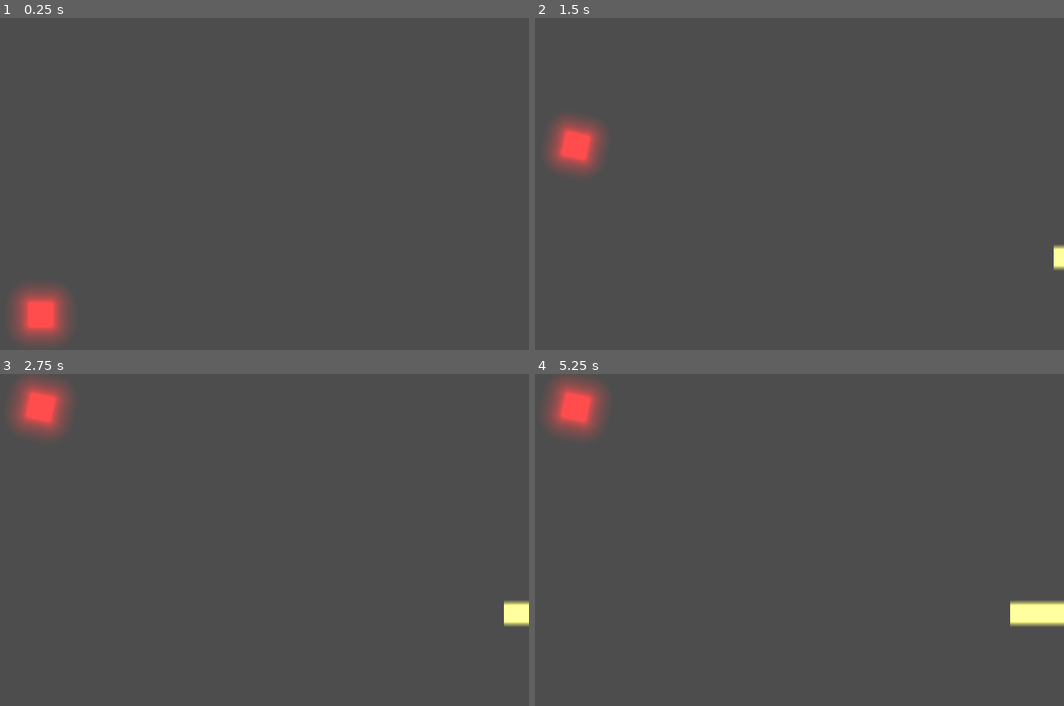
Above: before the commit, frames 1-4 (two rows, left to right).
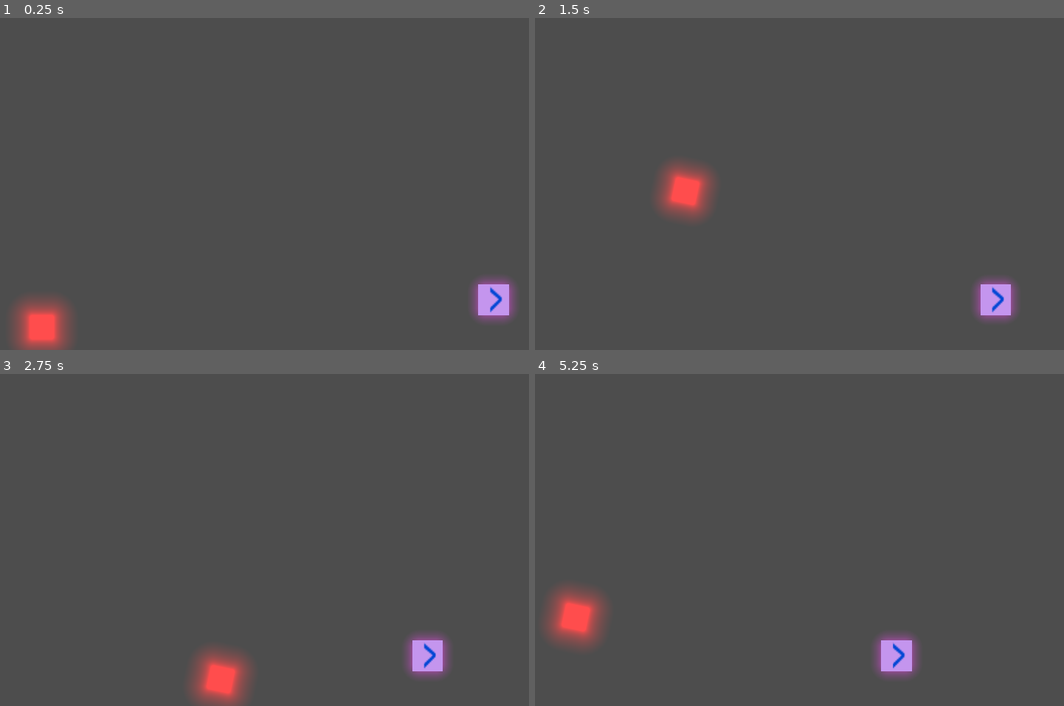
Above: after the commit, the same moments.

Repository: PieterWiersma/buy_the_stuff
Game: Godot game, scene res://test.tscn
Two runs of this game, one before a commit and one after it. Both use one fixed random seed, a clock stepped at 60 frames per second and the inputs below. This scene is started directly instead of the project's main scene.
Inputs:
- Up to frame 1 (0.25 s): no input
- Up to frame 2 (1.5 s): hold Z (boost) 0.53-1.28 s; tap Space (jump) at 0.77, 0.8, 1.07, 1.35 s
- Up to frame 3 (2.75 s): tap Space (jump) at 1.52, 1.82, 2.3 s; tap Z (boost) at 1.55 s; hold Z (boost) from 2.03 s (still down)
- Up to frame 4 (5.25 s): release Z (boost) at 2.78 s; tap Z (boost) at 2.85, 4.35 s; tap Space (jump) at 3.02, 3.32, 3.6, 3.77, 4.07, 4.52, 4.82 s; hold Z (boost) from 5.03 s (still down)

The runs differ from the first frame. In frame 1, 2.2% of the frame differs, in the area x 2-98%, y 78-100%; in frame 2, 4.2%; in frame 3, 4.7%; in frame 4, 5.2%, in the area x 1-100%, y 0-92%.

Commit message:
small changes, added springbox

Diff:
--- a/buy-stuff/scenes/scripts/box.gd
+++ b/buy-stuff/LevelBlocks/box.gd
@@ -25,9 +25,9 @@
 	# TODO add timer and animation
 	queue_free()
 
-
 func _on_body_entered(body: Node2D) -> void:
 	if body.name == 'Player':
-		body.velocity.y = -500
+		body.velocity.y -= 500
+		print('fdfs')
 		body.unhover()
 		self.queue_free()
--- /dev/null
+++ b/buy-stuff/LevelBlocks/box.tscn
@@ -0,0 +1,69 @@
+[gd_scene load_steps=6 format=3 uid="uid://d0qn4n25hjihd"]
+
+[ext_resource type="Script" path="res://LevelBlocks/box.gd" id="1_rtygq"]
+[ext_resource type="Shader" path="res://shaders/retro_glow.gdshader" id="2_po31s"]
+
+[sub_resource type="RectangleShape2D" id="RectangleShape2D_8y7p4"]
+size = Vector2(61, 61.5)
+
+[sub_resource type="ShaderMaterial" id="ShaderMaterial_6rkg3"]
+shader = ExtResource("2_po31s")
+shader_parameter/rect_size = Vector2(0.1, 0.1)
+shader_parameter/bness = 0.54
+shader_parameter/fall_off_scale = 5.28
+shader_parameter/b_offset = -0.26
+
+[sub_resource type="OccluderPolygon2D" id="OccluderPolygon2D_3w550"]
+polygon = PackedVector2Array(-1, -4, -1, 57, 60, 57, 60, -4)
+
+[node name="Box" type="Area2D" groups=["lvl_object"]]
+position = Vector2(450, 235)
+collision_layer = 0
+collision_mask = 2
+script = ExtResource("1_rtygq")
+
+[node name="CollisionShape2D" type="CollisionShape2D" parent="."]
+z_index = 1
+position = Vector2(-1.5, 1.25)
+shape = SubResource("RectangleShape2D_8y7p4")
+debug_color = Color(0.341176, 0.592157, 0.533333, 0.556863)
+
+[node name="Glow" type="ColorRect" parent="."]
+material = SubResource("ShaderMaterial_6rkg3")
+offset_left = -77.0
+offset_top = -74.0
+offset_right = 73.0
+offset_bottom = 76.0
+color = Color(0.383484, 0.000101797, 0.384033, 1)
+
+[node name="ColorRect" type="ColorRect" parent="."]
+offset_left = -31.0
+offset_top = -28.0
+offset_right = 29.0
+offset_bottom = 32.0
+color = Color(0.569056, 0.00023767, 0.569925, 1)
+metadata/_edit_use_anchors_ = true
+
+[node name="Label" type="Label" parent="ColorRect"]
+layout_mode = 0
+offset_left = 98.0
+offset_top = 12.0
+offset_right = 135.0
+offset_bottom = 100.0
+rotation = 1.5708
+scale = Vector2(1, 2)
+theme_override_colors/font_color = Color(0, 0.27451, 0.831373, 1)
+theme_override_font_sizes/font_size = 47
+text = "<
+"
+
+[node name="LightOccluder2D" type="LightOccluder2D" parent="ColorRect"]
+position = Vector2(0, 3)
+occluder = SubResource("OccluderPolygon2D_3w550")
+
+[node name="VisibleOnScreenNotifier2D" type="VisibleOnScreenNotifier2D" parent="."]
+position = Vector2(-2, 1)
+scale = Vector2(2.95, 2.65)
+
+[connection signal="body_entered" from="." to="." method="_on_body_entered"]
+[connection signal="screen_exited" from="VisibleOnScreenNotifier2D" to="." method="_on_visible_on_screen_notifier_2d_screen_exited"]
--- a/buy-stuff/scenes/coin.tscn
+++ b/buy-stuff/LevelBlocks/coin.tscn
@@ -1,6 +1,6 @@
 [gd_scene load_steps=4 format=3 uid="uid://blw54ox33juq"]
 
-[ext_resource type="Script" path="res://scenes/scripts/coin.gd" id="1_kajnk"]
+[ext_resource type="Script" path="res://LevelBlocks/coin.gd" id="1_kajnk"]
 
 [sub_resource type="RectangleShape2D" id="RectangleShape2D_8y7p4"]
 size = Vector2(37, 36)
--- a/buy-stuff/LevelBlocks/gravity.gd
+++ b/buy-stuff/LevelBlocks/gravity.gd
@@ -13,8 +13,9 @@
 	for entity in get_tree().get_nodes_in_group("gravity_affected"):
 		if 'floored' in entity:
 			if entity.floored:
+				# TODO fix this // or remove ceilings metatag?
 				entity.velocity.y = 0
-				return
+				continue
 
 		var new_velocity = entity.velocity.y + (downforce_increment * delta)
 		new_velocity = clamp(new_velocity, MAX_LIFT, MAX_DOWNFORCE)
--- a/buy-stuff/scenes/skull.tscn
+++ b/buy-stuff/LevelBlocks/skull.tscn
@@ -1,6 +1,6 @@
 [gd_scene load_steps=4 format=3 uid="uid://d2o56q43c2fa7"]
 
-[ext_resource type="Script" path="res://scenes/scripts/skull.gd" id="1_2k3cj"]
+[ext_resource type="Script" path="res://LevelBlocks/skull.gd" id="1_2k3cj"]
 
 [sub_resource type="RectangleShape2D" id="RectangleShape2D_8y7p4"]
 size = Vector2(58, 48)
--- /dev/null
+++ b/buy-stuff/LevelBlocks/spring_box.gd
@@ -0,0 +1,32 @@
+extends Area2D
+
+class_name SprintBox
+
+var increment: float
+
+# Called when the node enters the scene tree for the first time.
+func _ready() -> void:
+	body_entered.connect(_on_body_entered)
+	increment = randf() * 10
+
+
+# Called every frame. 'delta' is the elapsed time since the previous frame.
+func _process(_delta: float) -> void:
+	self.position.x -= increment
+
+func _physics_process(delta: float) -> void:
+	pass
+
+func _on_visible_on_screen_notifier_2d_screen_exited():
+	queue_free()
+
+
+func go_explode() -> void:
+	# TODO add timer and animation
+	queue_free()
+
+func _on_body_entered(body: Node2D) -> void:
+	if body.name == 'Player':
+		body.velocity.x = 500
+		body.unhover()
+		self.queue_free()
--- /dev/null
+++ b/buy-stuff/LevelBlocks/sprint_box.tscn
@@ -0,0 +1,72 @@
+[gd_scene load_steps=6 format=3 uid="uid://2n6a5d14epr"]
+
+[ext_resource type="Script" path="res://LevelBlocks/spring_box.gd" id="1_mxwwq"]
+[ext_resource type="Shader" path="res://shaders/retro_glow.gdshader" id="2_cwaob"]
+
+[sub_resource type="RectangleShape2D" id="RectangleShape2D_8y7p4"]
+size = Vector2(61, 61.5)
+
+[sub_resource type="ShaderMaterial" id="ShaderMaterial_6rkg3"]
+shader = ExtResource("2_cwaob")
+shader_parameter/rect_size = Vector2(0.1, 0.1)
+shader_parameter/bness = 0.54
+shader_parameter/fall_off_scale = 5.28
+shader_parameter/b_offset = -0.26
+
+[sub_resource type="OccluderPolygon2D" id="OccluderPolygon2D_3w550"]
+polygon = PackedVector2Array(-1, -4, -1, 57, 60, 57, 60, -4)
+
+[node name="SprintBox" type="Area2D" groups=["lvl_object"]]
+position = Vector2(450, 235)
+collision_layer = 0
+collision_mask = 2
+script = ExtResource("1_mxwwq")
+
+[node name="CollisionShape2D" type="CollisionShape2D" parent="."]
+z_index = 1
+position = Vector2(-1.5, 1.25)
+shape = SubResource("RectangleShape2D_8y7p4")
+debug_color = Color(0.341176, 0.592157, 0.533333, 0.556863)
+
+[node name="Glow" type="ColorRect" parent="."]
+material = SubResource("ShaderMaterial_6rkg3")
+offset_left = -77.0
+offset_top = -74.0
+offset_right = 73.0
+offset_bottom = 76.0
+color = Color(0.383484, 0.000101797, 0.384033, 1)
+
+[node name="ColorRect" type="ColorRect" parent="."]
+offset_left = 28.0
+offset_top = -29.0
+offset_right = 88.0
+offset_bottom = 31.0
+rotation = 1.5708
+color = Color(0.767411, 0.585355, 0.932775, 1)
+metadata/_edit_use_anchors_ = true
+
+[node name="Label" type="Label" parent="ColorRect"]
+layout_mode = 0
+offset_left = 98.0
+offset_top = 12.0
+offset_right = 135.0
+offset_bottom = 100.0
+rotation = 1.5708
+scale = Vector2(1, 2)
+theme_override_colors/font_color = Color(0, 0.27451, 0.831373, 1)
+theme_override_font_sizes/font_size = 47
+text = "<
+"
+metadata/_edit_group_ = true
+
+[node name="LightOccluder2D" type="LightOccluder2D" parent="ColorRect"]
+position = Vector2(0, 3)
+occluder = SubResource("OccluderPolygon2D_3w550")
+metadata/_edit_group_ = true
+
+[node name="VisibleOnScreenNotifier2D" type="VisibleOnScreenNotifier2D" parent="."]
+position = Vector2(-2, 1)
+scale = Vector2(2.95, 2.65)
+
+[connection signal="body_entered" from="." to="." method="_on_body_entered"]
+[connection signal="screen_exited" from="VisibleOnScreenNotifier2D" to="." method="_on_visible_on_screen_notifier_2d_screen_exited"]
--- a/buy-stuff/PlayerModel/scripts/player.gd
+++ b/buy-stuff/PlayerModel/scripts/player.gd
@@ -8,6 +8,9 @@
 
 var game_settings: GameSettings = GameSettings.new()
 var player_settings: PlayerSettings = PlayerSettings.new()
+
+# Variables others to set
+var level_position: Vector2 = Vector2(250,20)
 
 # Variables for others to interact with
 var jump_speed: int = player_settings.JUMP_SPEED
@@ -38,7 +41,7 @@
 # Called every frame. 'delta' is the elapsed time since the previous frame.
 func _process(delta: float) -> void:
 	# Handle inputs
-	#print("player: " + str(self.global_position))
+
 	# jump actions
 	if Input.is_action_just_pressed('jump'):
 		$Jump.jump(self, jump_speed)
@@ -54,15 +57,22 @@
 		self.velocity.x += 10
 
 
-	# Keep player on 75% of the screen // because boost
-	if self.position.x > game_settings.WINDOWS_SIZE * 0.75:
-		self.velocity.x = 0
+
 
 
 func _physics_process(delta: float) -> void:
 	# This handles the player movement, though actual inputs are
 	# handled in respective 'modules'
-	self.velocity.x = 0
+
+	# Keep player on 50% of the screen
+	if self.position.x > game_settings.WINDOWS_SIZE * 0.50:
+		self.velocity.x = -10
+	elif self.position.x < self.level_position[0]-50:
+		self.velocity.x = 10
+		print('fdsfs')
+	elif self.position.x > self.level_position[0]:
+		self.velocity.x -= 200 * delta
+
 
 	var collision_info = move_and_collide(velocity * delta)
 	if collision_info:
@@ -90,5 +100,5 @@
 func start(x: float, y: float):
 	if is_dead:
 		self.show()
-		self.position = Vector2(x,y)
+		self.position = self.level_position
 		is_dead = false
--- a/buy-stuff/scenes/box.tscn
+++ /dev/null
@@ -1,37 +0,0 @@
-[gd_scene load_steps=4 format=3 uid="uid://d0qn4n25hjihd"]
-
-[ext_resource type="Script" path="res://scenes/scripts/box.gd" id="1_ve4vm"]
-
-[sub_resource type="RectangleShape2D" id="RectangleShape2D_8y7p4"]
-size = Vector2(58, 88)
-
-[sub_resource type="OccluderPolygon2D" id="OccluderPolygon2D_3w550"]
-polygon = PackedVector2Array(1, 1, 1, 87, 59, 88, 58, 1)
-
-[node name="Box" type="Area2D" groups=["lvl_object"]]
-position = Vector2(450, 235)
-collision_layer = 0
-collision_mask = 2
-script = ExtResource("1_ve4vm")
-metadata/_edit_group_ = true
-
-[node name="CollisionShape2D" type="CollisionShape2D" parent="."]
-z_index = 1
-position = Vector2(29, 44)
-shape = SubResource("RectangleShape2D_8y7p4")
-debug_color = Color(0.341176, 0.592157, 0.533333, 0.556863)
-
-[node name="ColorRect" type="ColorRect" parent="."]
-offset_right = 59.0
-offset_bottom = 89.0
-color = Color(0.569056, 0.00023767, 0.569925, 1)
-metadata/_edit_use_anchors_ = true
-
-[node name="LightOccluder2D" type="LightOccluder2D" parent="ColorRect"]
-occluder = SubResource("OccluderPolygon2D_3w550")
-
-[node name="VisibleOnScreenNotifier2D" type="VisibleOnScreenNotifier2D" parent="."]
-position = Vector2(49, 43)
-
-[connection signal="body_entered" from="." to="." method="_on_body_entered"]
-[connection signal="screen_exited" from="VisibleOnScreenNotifier2D" to="." method="_on_visible_on_screen_notifier_2d_screen_exited"]
--- a/buy-stuff/scenes/level_1.tscn
+++ b/buy-stuff/scenes/level_1.tscn
@@ -1,14 +1,14 @@
 [gd_scene load_steps=13 format=3 uid="uid://c8we5xh6j8dc7"]
 
 [ext_resource type="Script" path="res://scenes/scripts/level_1.gd" id="1_y5oao"]
-[ext_resource type="PackedScene" uid="uid://d0qn4n25hjihd" path="res://scenes/box.tscn" id="2_408v8"]
-[ext_resource type="PackedScene" uid="uid://blw54ox33juq" path="res://scenes/coin.tscn" id="3_l16fi"]
+[ext_resource type="PackedScene" uid="uid://d0qn4n25hjihd" path="res://LevelBlocks/box.tscn" id="2_408v8"]
+[ext_resource type="PackedScene" uid="uid://blw54ox33juq" path="res://LevelBlocks/coin.tscn" id="3_l16fi"]
 [ext_resource type="PackedScene" uid="uid://5d0myasppyb8" path="res://LevelBlocks/gravity.tscn" id="4_5jwiw"]
-[ext_resource type="PackedScene" uid="uid://d2o56q43c2fa7" path="res://scenes/skull.tscn" id="4_igqhe"]
+[ext_resource type="PackedScene" uid="uid://d2o56q43c2fa7" path="res://LevelBlocks/skull.tscn" id="4_igqhe"]
 [ext_resource type="PackedScene" uid="uid://ds25ca0fs84f" path="res://LevelBlocks/platform.tscn" id="5_8o2sf"]
 [ext_resource type="Shader" path="res://shaders/TV.gdshader" id="5_nv8p6"]
 [ext_resource type="PackedScene" uid="uid://dg8yhobkc2qwa" path="res://PlayerModel/player.tscn" id="6_tqfos"]
-[ext_resource type="PackedScene" uid="uid://d0t01hf3v82x6" path="res://scenes/floor.tscn" id="6_vcof6"]
+[ext_resource type="PackedScene" uid="uid://d0t01hf3v82x6" path="res://LevelBlocks/floor (2).tscn" id="6_vcof6"]
 
 [sub_resource type="ShaderMaterial" id="ShaderMaterial_vuvf0"]
 shader = ExtResource("5_nv8p6")
--- a/buy-stuff/scenes/main.tscn
+++ b/buy-stuff/scenes/main.tscn
@@ -18,7 +18,6 @@
 
 [node name="AudioStreamPlayer" type="AudioStreamPlayer" parent="."]
 stream = ExtResource("6_2rk7k")
-autoplay = true
 parameters/looping = true
 
 [connection signal="sgnl_player_died" from="Level" to="." method="_on_level_sgnl_player_died"]
--- a/buy-stuff/test.tscn
+++ b/buy-stuff/test.tscn
@@ -1,9 +1,10 @@
-[gd_scene load_steps=5 format=3 uid="uid://ddok0k31c7yu1"]
+[gd_scene load_steps=6 format=3 uid="uid://ddok0k31c7yu1"]
 
-[ext_resource type="PackedScene" uid="uid://d0t01hf3v82x6" path="res://scenes/floor.tscn" id="1_l1x3g"]
+[ext_resource type="PackedScene" uid="uid://d0t01hf3v82x6" path="res://LevelBlocks/floor (2).tscn" id="1_l1x3g"]
 [ext_resource type="Script" path="res://test.gd" id="1_w0fr1"]
 [ext_resource type="PackedScene" uid="uid://dg8yhobkc2qwa" path="res://PlayerModel/player.tscn" id="2_eppdl"]
-[ext_resource type="PackedScene" uid="uid://ds25ca0fs84f" path="res://LevelBlocks/platform.tscn" id="4_gatn3"]
+[ext_resource type="PackedScene" uid="uid://5d0myasppyb8" path="res://LevelBlocks/gravity.tscn" id="5_qfno7"]
+[ext_resource type="PackedScene" uid="uid://2n6a5d14epr" path="res://LevelBlocks/sprint_box.tscn" id="6_upvj2"]
 
 [node name="Node2D" type="Node2D"]
 script = ExtResource("1_w0fr1")
@@ -13,8 +14,13 @@
 
 [node name="Player" parent="." instance=ExtResource("2_eppdl")]
 position = Vector2(199, 579)
-collision_layer = 513
+collision_layer = 519
 collision_mask = 257
 
-[node name="Platform" parent="." instance=ExtResource("4_gatn3")]
-position = Vector2(1167, 463)
+[node name="Gravity" parent="." instance=ExtResource("5_qfno7")]
+
+[node name="SprintBox" parent="." instance=ExtResource("6_upvj2")]
+position = Vector2(1098, 549)
+
+[node name="Floor2" parent="." instance=ExtResource("1_l1x3g")]
+position = Vector2(15, 641)
Renamed: buy-stuff/scenes/scripts/coin.gd -> buy-stuff/LevelBlocks/coin.gd
Renamed: buy-stuff/scenes/floor.tscn -> buy-stuff/LevelBlocks/floor (2).tscn
Empty file added: buy-stuff/LevelBlocks/floor.gd
Renamed: buy-stuff/scenes/scripts/skull.gd -> buy-stuff/LevelBlocks/skull.gd
Empty file removed: buy-stuff/scenes/floor.gd
